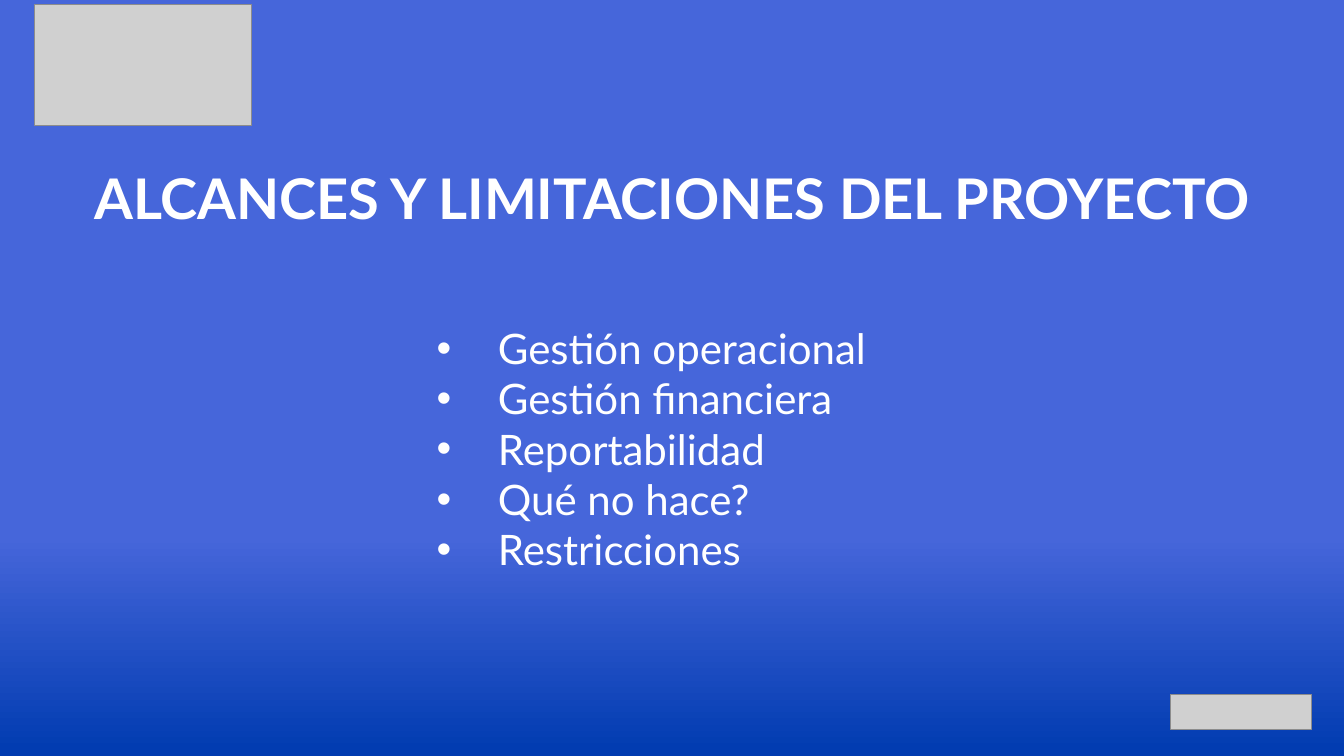
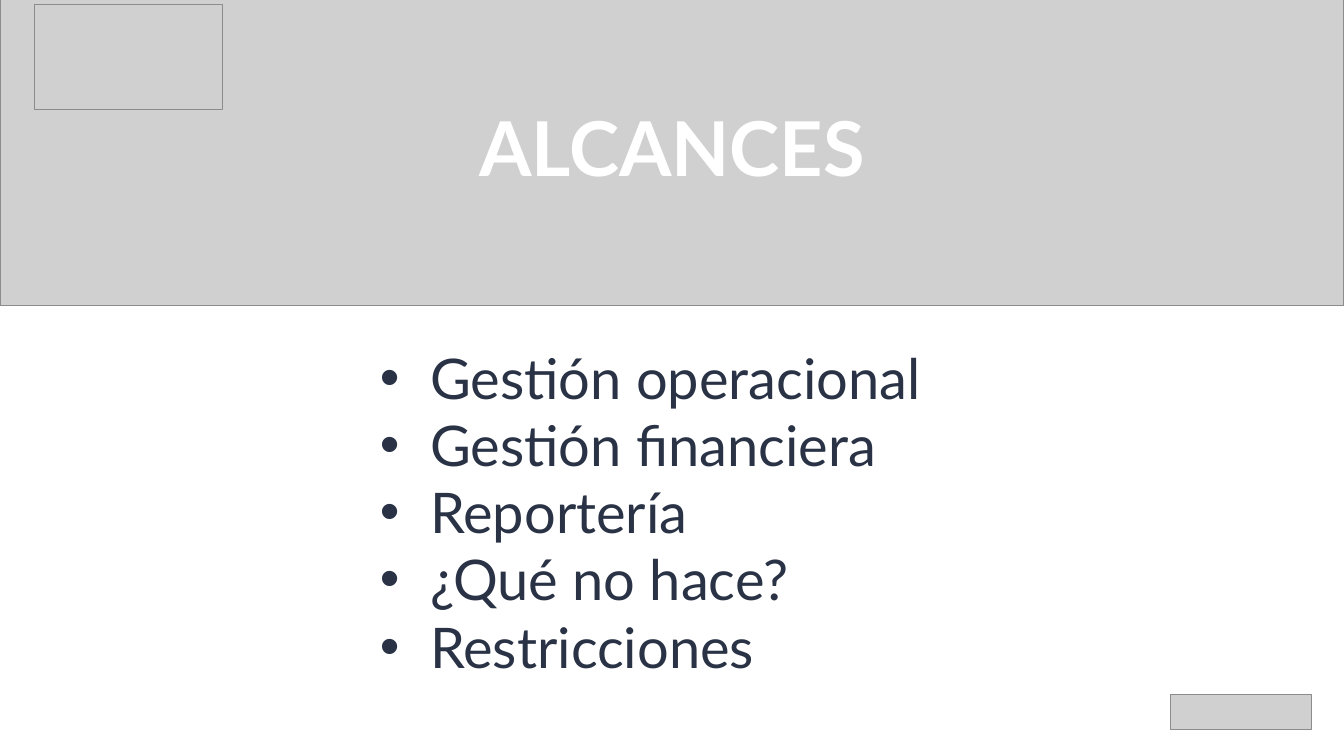
Before and after one commit to jorsandoval/IntDUC24, a slide deck: slide 9 of Fase 3/Evidencias Grupales/Presentacion Final Intelificio.pptx (slide 8 before the commit). Drawn at 1344x756 pixels with LibreOffice and Linux fonts; fonts in the diff are those of the drawing; grey boxes stand for pictures; background and template pictures are left out. Boxes give left, top, right and bottom in pixels: in the first picture for what was removed or moved away, otherwise in the second. Text is boxed around its words. In the diff, an @@ line names an element or a change of style, - is before the commit and + after.

```diff
--- a/Fase 3/Evidencias Grupales/Presentacion Final Intelificio.pptx
+++ b/Fase 3/Evidencias Grupales/Presentacion Final Intelificio.pptx
@@ background picture (left out) to #FFFFFF @@
@@ picture added at box(0, 0, 1344, 307) @@
@@ picture: place and size @@
-picture at box(35, 4, 252, 126)
+picture at box(35, 4, 223, 110)
@@ text at box(479, 121, 864, 176): text changed; size 40 to 54 pt @@
-ALCANCES Y LIMITACIONES DEL PROYECTO
+ALCANCES
@@ text "Gestión operacional": place and size @@
-text "Gestión operacional" at box(498, 333, 865, 566)
+text "Gestión operacional" at box(430, 357, 920, 669)
@@ text at box(430, 357, 920, 669): size 30 to 40 pt, text colour #FFFFFF to #2A3346 in "Gestión operacional", "Gestión financiera", "Restricciones"; bullet colour #FFFFFF to #2A3346 @@
@@ text at box(430, 492, 788, 610): text changed; size 30 to 40 pt; text colour #FFFFFF to #2A3346 @@
-• Reportabilidad
-• Qué no hace?
+• Reportería
+• ¿Qué no hace?
```
Also in this commit, not shown: 7 other slides changed, 8 slides added, 9 slides removed.
